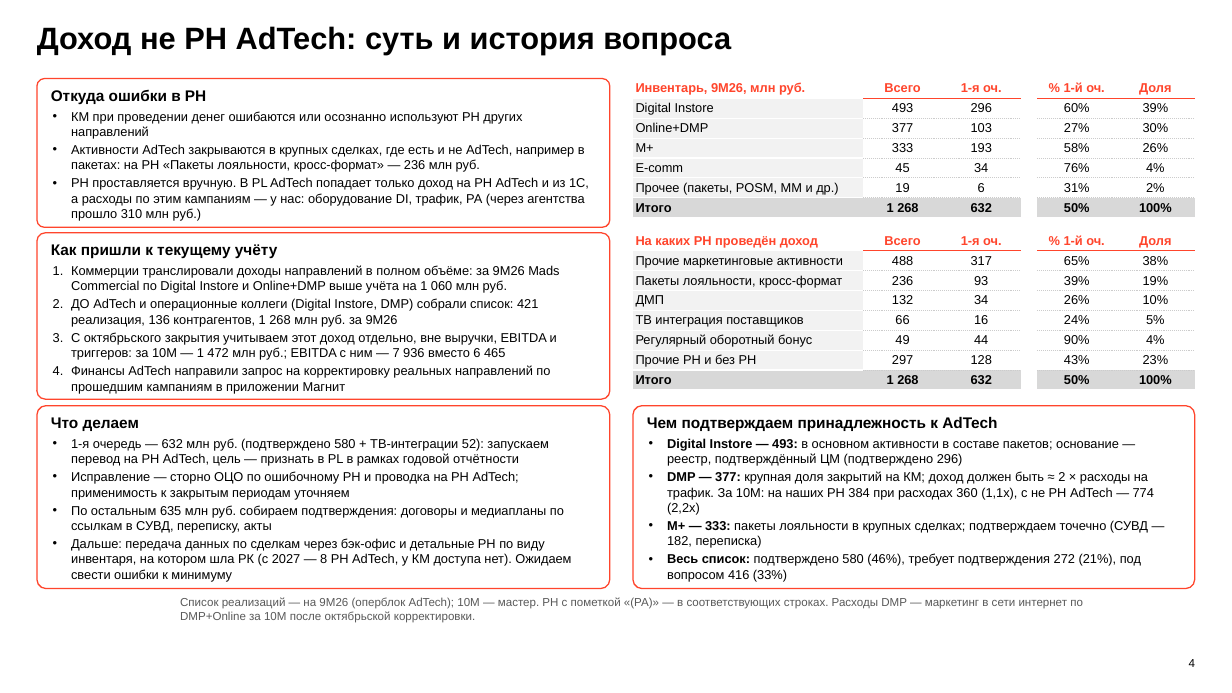
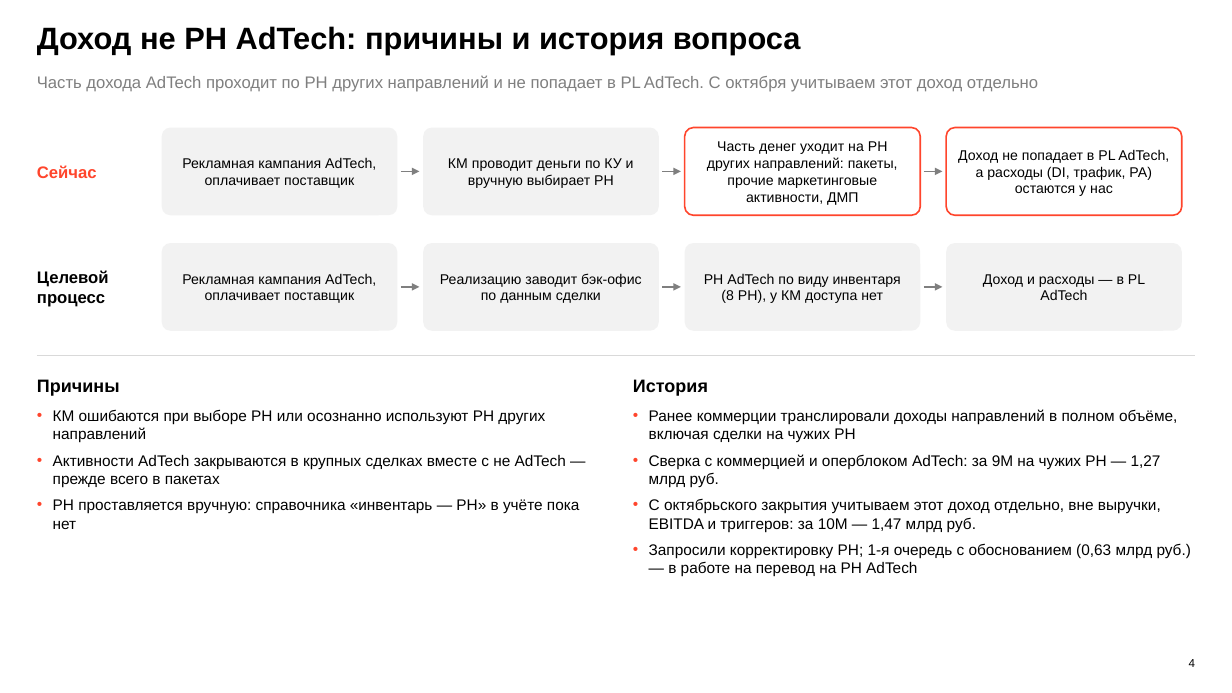
Before and after one commit to DenisMagnit/1, a slide deck: slide 4 of AdTech_MBR_Oct_2026.pptx. Drawn at 1232x693 pixels with LibreOffice and Linux fonts; fonts in the diff are those of the drawing; background and template pictures are left out. Boxes give left, top, right and bottom in pixels: in the first picture for what was removed or moved away, otherwise in the second. Text is boxed around its words. In the diff, an @@ line names an element or a change of style, - is before the commit and + after.

```diff
--- a/AdTech_MBR_Oct_2026.pptx
+++ b/AdTech_MBR_Oct_2026.pptx
@@ text at [37,26,801,54]: text changed @@
-Доход не РН AdTech: суть и история вопроса
+Доход не РН AdTech: причины и история вопроса
@@ rounded rectangle removed at [37,79,610,227] @@
@@ text added at [37,75,1038,92], 13 pt, text #7F7F7F @@
+Часть дохода AdTech проходит по РН других направлений и не попадает в PL AdTech. С октября учитываем этот доход отдельно
@@ text removed at [51,89,589,221] @@
-Откуда ошибки в РН
-• КМ при проведении денег ошибаются или осознанно используют РН других направлений
-• Активности AdTech закрываются в крупных сделках, где есть и не AdTech, например в пакетах: на РН «Пакеты лояльности, кросс-формат» — 236 млн руб.
-• РН проставляется вручную. В PL AdTech попадает только доход на РН AdTech и из 1С, а расходы по этим кампаниям — у нас: оборудование DI, трафик, РА (через агентства прошло 310 млн руб.)
@@ table removed at [633,79,1194,217], 7 rows, 6 columns @@
-Инвентарь, 9М26, млн руб. | Всего | 1-я оч. |  | % 1-й оч. | Доля
-Digital Instore | 493 | 296 |  | 60% | 39%
-Online+DMP | 377 | 103 |  | 27% | 30%
-М+ | 333 | 193 |  | 58% | 26%
-E-comm | 45 | 34 |  | 76% | 4%
-Прочее (пакеты, POSM, ММ и др.) | 19 | 6 |  | 31% | 2%
-Итого | 1 268 | 632 |  | 50% | 100%
@@ rounded rectangle added at [162,128,397,215], fill #F2F2F2, 11 pt, text #000000 @@
+Рекламная кампания AdTech, оплачивает поставщик
@@ rounded rectangle added at [423,128,659,215], fill #F2F2F2, 11 pt, text #000000 @@
+КМ проводит деньги по КУ и вручную выбирает РН
@@ rounded rectangle added at [685,128,921,215], fill #FFFFFF, outline #FF452C 1.25 pt, 11 pt, text #000000 @@
+Часть денег уходит на РН других направлений: пакеты, прочие маркетинговые активности, ДМП
@@ rounded rectangle added at [946,128,1182,215], fill #FFFFFF, outline #FF452C 1.25 pt, 11 pt, text #000000 @@
+Доход не попадает в PL AdTech, а расходы (DI, трафик, РА) остаются у нас
@@ text added at [37,165,97,178], 13 pt, text #FF452C, bold @@
+Сейчас
@@ arrow added from (401, 171) to (420, 171), #7F7F7F 1 pt @@
@@ arrow added from (663, 171) to (681, 171), #7F7F7F 1 pt @@
@@ arrow added from (924, 171) to (943, 171), #7F7F7F 1 pt @@
@@ rounded rectangle removed at [37,233,610,399] @@
@@ table removed at [633,231,1194,390], 8 rows, 6 columns @@
-На каких РН проведён доход | Всего | 1-я оч. |  | % 1-й оч. | Доля
-Прочие маркетинговые активности | 488 | 317 |  | 65% | 38%
-Пакеты лояльности, кросс-формат | 236 | 93 |  | 39% | 19%
-ДМП | 132 | 34 |  | 26% | 10%
-ТВ интеграция поставщиков | 66 | 16 |  | 24% | 5%
-Регулярный оборотный бонус | 49 | 44 |  | 90% | 4%
-Прочие РН и без РН | 297 | 128 |  | 43% | 23%
-Итого | 1 268 | 632 |  | 50% | 100%
@@ text removed at [51,244,559,393] @@
-Как пришли к текущему учёту
-1. Коммерции транслировали доходы направлений в полном объёме: за 9М26 Mads Commercial по Digital Instore и Online+DMP выше учёта на 1 060 млн руб.
-2. ДО AdTech и операционные коллеги (Digital Instore, DMP) собрали список: 421 реализация, 136 контрагентов, 1 268 млн руб. за 9М26
-3. С октябрьского закрытия учитываем этот доход отдельно, вне выручки, EBITDA и триггеров: за 10М — 1 472 млн руб.; EBITDA с ним — 7 936 вместо 6 465
-4. Финансы AdTech направили запрос на корректировку реальных направлений по прошедшим кампаниям в приложении Магнит
@@ rounded rectangle added at [162,243,397,331], fill #F2F2F2, 11 pt, text #000000 @@
+Рекламная кампания AdTech, оплачивает поставщик
@@ rounded rectangle added at [423,243,659,331], fill #F2F2F2, 11 pt, text #000000 @@
+Реализацию заводит бэк-офис по данным сделки
@@ rounded rectangle added at [685,243,921,331], fill #F2F2F2, 11 pt, text #000000 @@
+РН AdTech по виду инвентаря (8 РН), у КМ доступа нет
@@ rounded rectangle added at [946,243,1182,331], fill #F2F2F2, 11 pt, text #000000 @@
+Доход и расходы — в PL AdTech
@@ text added at [37,270,109,307], 13 pt, text #000000, bold @@
+Целевой процесс
@@ arrow added from (401, 287) to (420, 287), #7F7F7F 1 pt @@
@@ arrow added from (663, 287) to (681, 287), #7F7F7F 1 pt @@
@@ arrow added from (924, 287) to (943, 287), #7F7F7F 1 pt @@
@@ line added from (37, 356) to (1195, 356), #D9D9D9 0.75 pt @@
@@ text added at [37,379,579,529], 12 pt, text #000000 @@
+Причины
+• КМ ошибаются при выборе РН или осознанно используют РН других направлений
+• Активности AdTech закрываются в крупных сделках вместе с не AdTech — прежде всего в пакетах
+• РН проставляется вручную: справочника «инвентарь — РН» в учёте пока нет
@@ text added at [633,379,1191,577], 12 pt, text #000000 @@
+История
+• Ранее коммерции транслировали доходы направлений в полном объёме, включая сделки на чужих РН
+• Сверка с коммерцией и оперблоком AdTech: за 9М на чужих РН — 1,27 млрд руб.
+• С октябрьского закрытия учитываем этот доход отдельно, вне выручки, EBITDA и триггеров: за 10М — 1,47 млрд руб.
+• Запросили корректировку РН; 1-я очередь с обоснованием (0,63 млрд руб.) — в работе на перевод на РН AdTech
@@ rounded rectangle removed at [37,406,610,589] @@
@@ text removed at [51,417,571,582] @@
-Что делаем
-• 1-я очередь — 632 млн руб. (подтверждено 580 + ТВ-интеграции 52): запускаем перевод на РН AdTech, цель — признать в PL в рамках годовой отчётности
-• Исправление — сторно ОЦО по ошибочному РН и проводка на РН AdTech; применимость к закрытым периодам уточняем
-• По остальным 635 млн руб. собираем подтверждения: договоры и медиапланы по ссылкам в СУВД, переписку, акты
-• Дальше: передача данных по сделкам через бэк-офис и детальные РН по виду инвентаря, на котором шла РК (с 2027 — 8 РН AdTech, у КМ доступа нет). Ожидаем свести ошибки к минимуму
@@ rounded rectangle removed at [633,406,1195,589] @@
@@ text removed at [647,417,1154,582] @@
-Чем подтверждаем принадлежность к AdTech
-• Digital Instore — 493: в основном активности в составе пакетов; основание — реестр, подтверждённый ЦМ (подтверждено 296)
-• DMP — 377: крупная доля закрытий на КМ; доход должен быть ≈ 2 × расходы на трафик. За 10М: на наших РН 384 при расходах 360 (1,1x), с не РН AdTech — 774 (2,2x)
-• М+ — 333: пакеты лояльности в крупных сделках; подтверждаем точечно (СУВД — 182, переписка)
-• Весь список: подтверждено 580 (46%), требует подтверждения 272 (21%), под вопросом 416 (33%)
@@ text removed at [180,597,1083,623] @@
-Список реализаций — на 9М26 (оперблок AdTech); 10М — мастер. РН с пометкой «(РА)» — в соответствующих строках. Расходы DMP — маркетинг в сети интернет по DMP+Online за 10М после октябрьской корректировки.
```
Also in this commit, not shown: 1 other slide changed.
